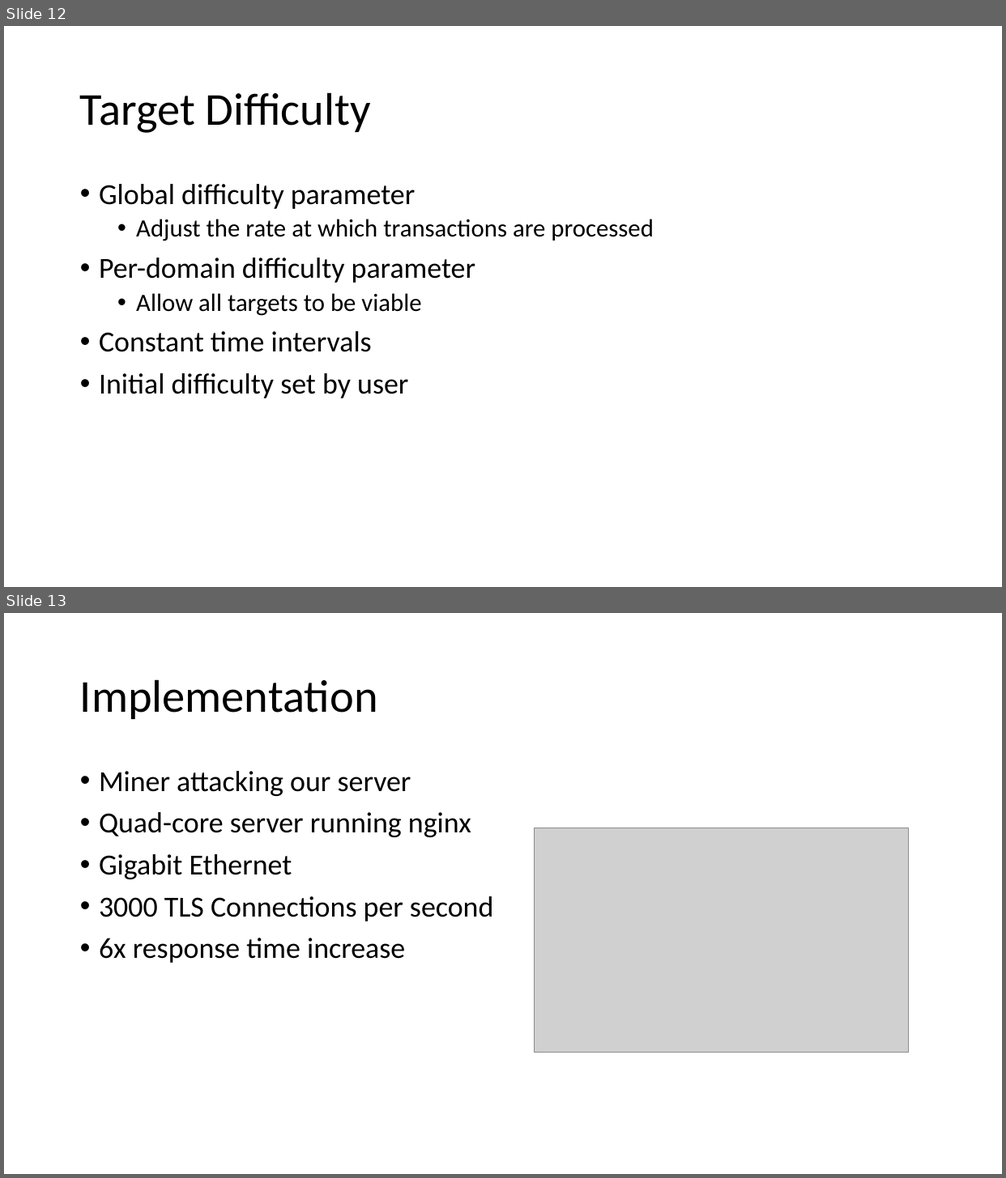
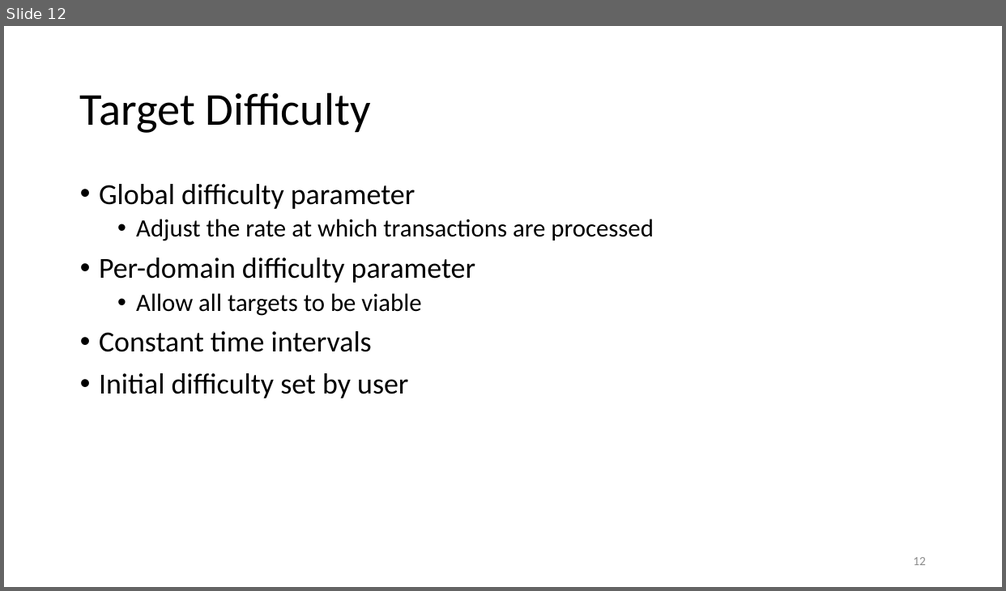
Before and after one commit to ewust/DDoSCoin, a slide deck: presentation/DDoSCoin.pptx. Shown one above the other, each under a label of ours: slides 12 and 13 before the commit, slide 12 after it. The pictures are 1006x1178 and 1006x591 pixels, drawn with LibreOffice and Linux fonts; fonts in the diff are those of the drawing; grey boxes stand for pictures. Boxes give left, top, right and bottom in pixels: in the first picture for what was removed or moved away, otherwise in the second. Text is boxed around its words. In the diff, an @@ line names an element or a change of style, - is before the commit and + after.

```diff
--- a/presentation/DDoSCoin.pptx
+++ b/presentation/DDoSCoin.pptx
@@ slide 13 removed at [4, 613, 1002, 1174], background #FFFFFF @@
@@ title removed at [80, 679, 378, 719] @@
-Implementation
@@ text removed at [99, 771, 493, 963] @@
-• Miner attacking our server
-• Quad-core server running nginx
-• Gigabit Ethernet
-• 3000 TLS Connections per second
-• 6x response time increase
@@ picture removed at [534, 828, 908, 1053] @@
@@ slide 12 changed as well @@
@@ page number added at [913, 557, 926, 565], 12 pt, text #8C8C8C @@
+12
```
Also in this commit, not shown: 15 other slides changed, 2 slides added.
